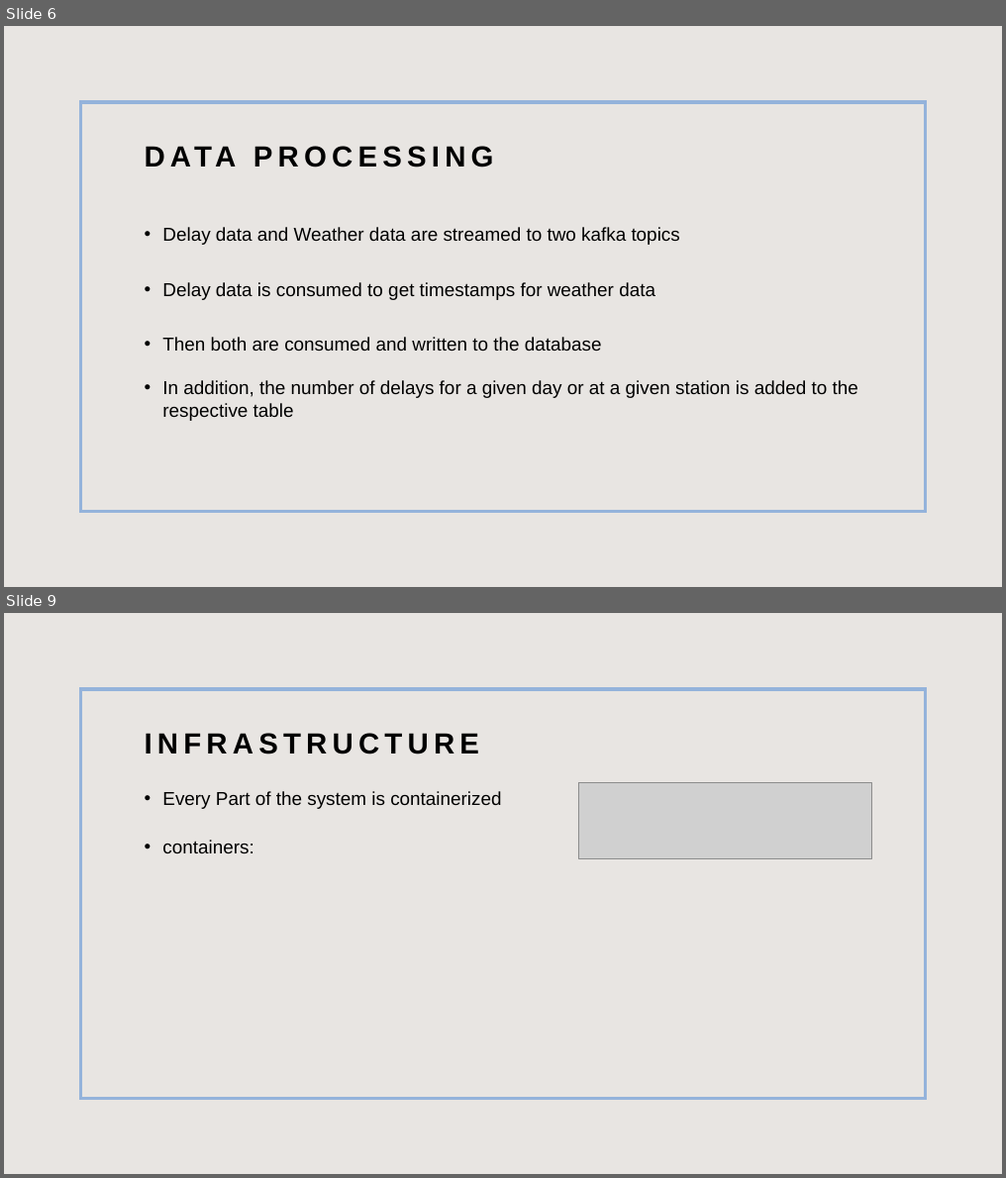
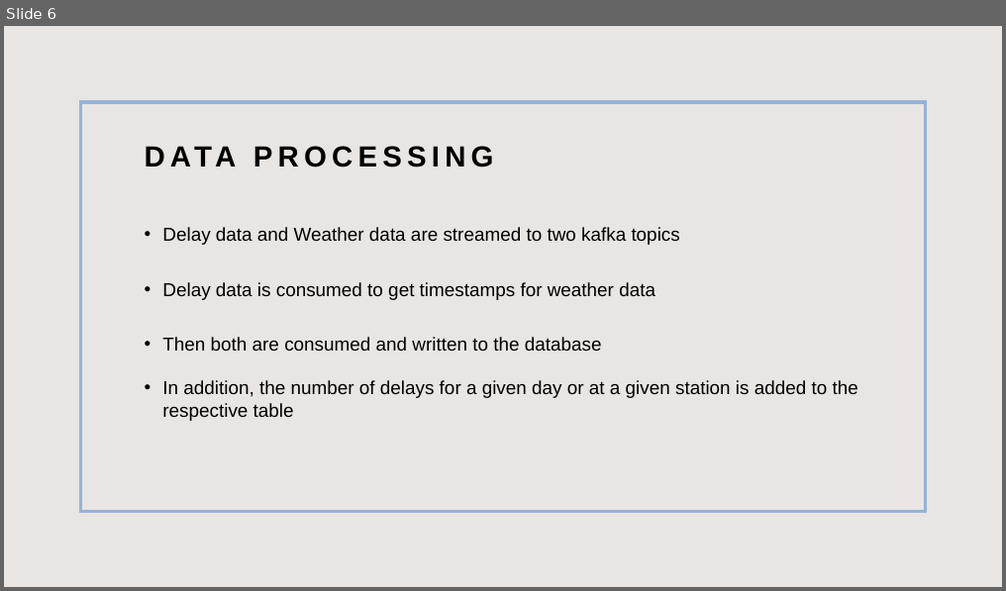
Before and after one commit to toporek3112/vienna_public-transport_weather_correlation, a slide deck: dsi_project.pptx. Shown one above the other, each under a label of ours: slides 6 and 9 before the commit, slide 6 after it; the slides between them are not shown. The pictures are 1006x1178 and 1006x591 pixels, drawn with LibreOffice and Linux fonts; fonts in the diff are those of the drawing; grey boxes stand for pictures. Boxes give left, top, right and bottom in pixels: in the first picture for what was removed or moved away, otherwise in the second. Text is boxed around its words. In the diff, an @@ line names an element or a change of style, - is before the commit and + after.

```diff
--- a/dsi_project.pptx
+++ b/dsi_project.pptx
@@ slide 9 removed at (4,613,1002,1174), background #E8E5E2; not listed: 1 template element that a slide beside it also shows @@
@@ title removed at (145,733,480,755) @@
-INFRASTRUCTURE
@@ picture removed at (578,783,871,859) @@
@@ text removed at (162,791,501,854) @@
-• Every Part of the system is containerized
-• containers:
```
Also in this commit, not shown: 5 slides changed, 2 slides added.
